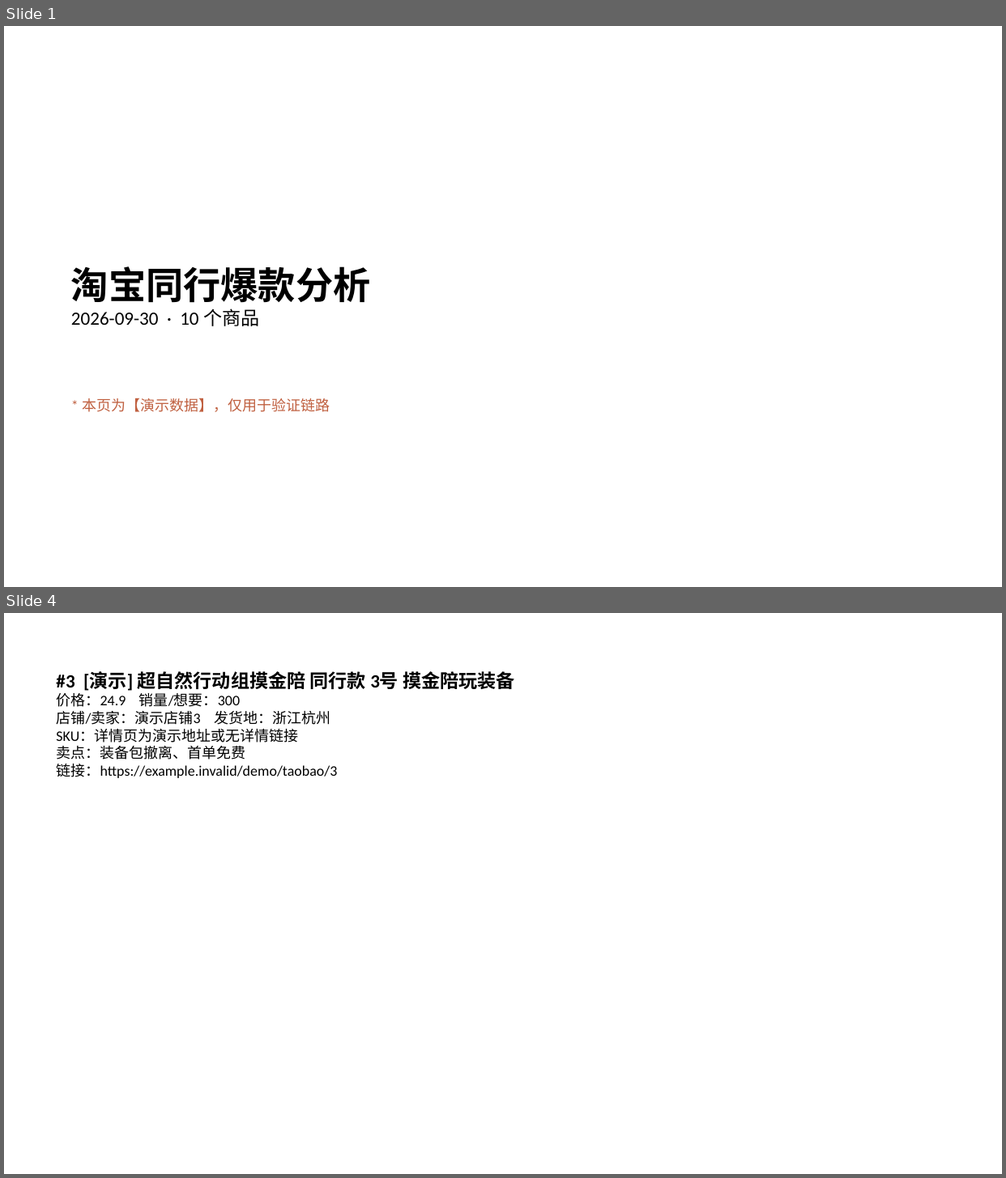
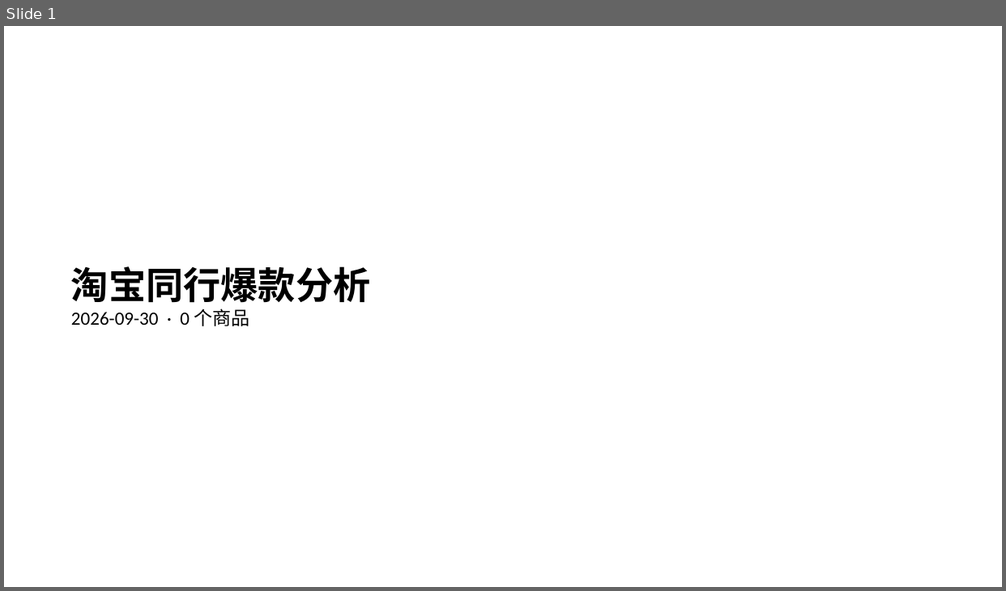
Before and after one commit to 02zhuniu-ship-it/-, a slide deck: archive/2026-09-30/taobao/PPT报告/淘宝同行爆款分析-2026-09-30.pptx. Shown one above the other, each under a label of ours: slides 1 and 4 before the commit, slide 1 after it; the slides between them are not shown. The pictures are 1006x1178 and 1006x591 pixels, drawn with LibreOffice and Linux fonts; fonts in the diff are those of the drawing. Boxes give left, top, right and bottom in pixels: in the first picture for what was removed or moved away, otherwise in the second. Text is boxed around its words. In the diff, an @@ line names an element or a change of style, - is before the commit and + after.

```diff
--- a/archive/2026-09-30/taobao/PPT报告/淘宝同行爆款分析-2026-09-30.pptx
+++ b/archive/2026-09-30/taobao/PPT报告/淘宝同行爆款分析-2026-09-30.pptx
@@ slide 4 removed at box(4, 613, 1002, 1174), background #FFFFFF @@
@@ text removed at box(56, 671, 515, 778) @@
-#3 [演示] 超自然行动组摸金陪 同行款 3号 摸金陪玩装备
-价格：24.9 销量/想要：300
-店铺/卖家：演示店铺3 发货地：浙江杭州
-SKU：详情页为演示地址或无详情链接
-卖点：装备包撤离、首单免费
-链接：https://example.invalid/demo/taobao/3
@@ slide 1 changed as well @@
@@ text at box(71, 309, 249, 327): text changed @@
-2026-09-30 · 10 个商品
+2026-09-30 · 0 个商品
@@ text removed at box(82, 399, 330, 412) @@
-* 本页为【演示数据】，仅用于验证链路
```
Also in this commit, not shown: 9 other slides removed, 8 other files.
